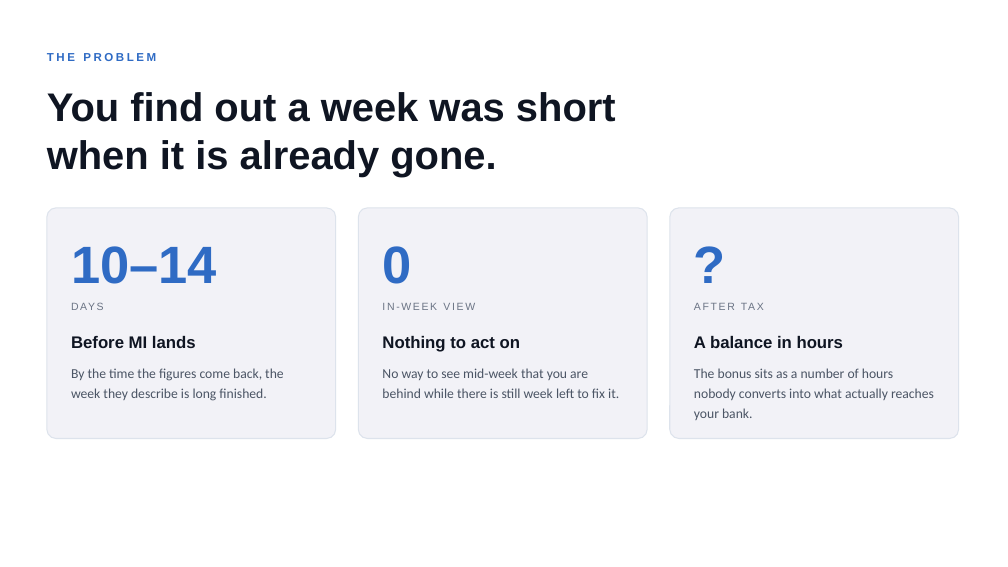
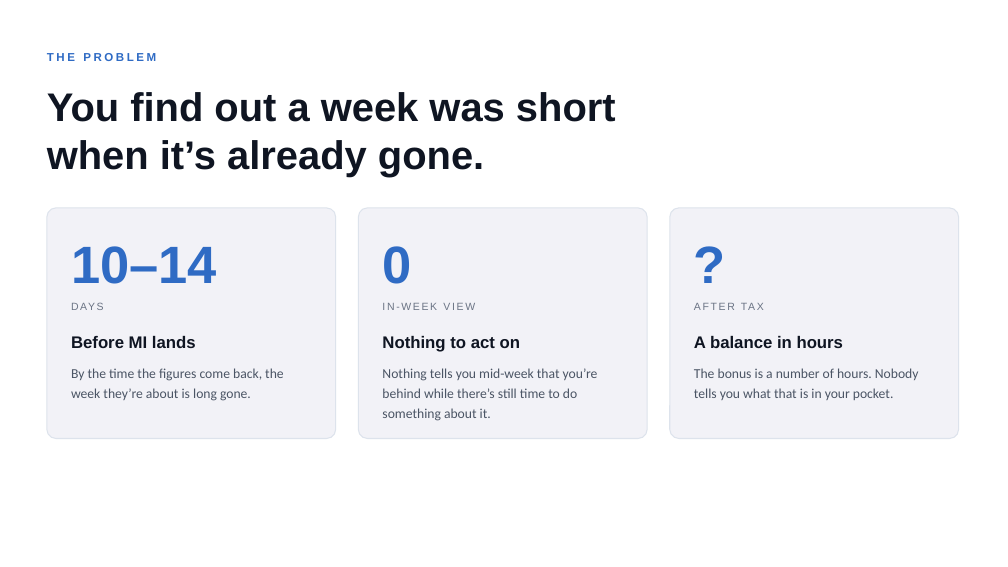
Before and after one commit to belacorg/CTAPTracker, a slide deck: slide 2 of docs/presentation/CTAP-Tracker.pptx. Drawn at 1008x567 pixels with LibreOffice and Linux fonts; fonts in the diff are those of the drawing. Boxes give left, top, right and bottom in pixels: in the first picture for what was removed or moved away, otherwise in the second. Text is boxed around its words. In the diff, an @@ line names an element or a change of style, - is before the commit and + after.

```diff
--- a/docs/presentation/CTAP-Tracker.pptx
+++ b/docs/presentation/CTAP-Tracker.pptx
@@ text at bbox=[47, 140, 484, 177]: text changed @@
-when it is already gone.
+when it’s already gone.
@@ text at bbox=[71, 368, 284, 401]: text changed @@
-By the time the figures come back, the week they describe is long finished.
+By the time the figures come back, the week they’re about is long gone.
@@ text at bbox=[382, 368, 598, 421]: text changed @@
-No way to see mid-week that you are behind while there is still week left to fix it.
+Nothing tells you mid-week that you’re behind while there’s still time to do something about it.
@@ text at bbox=[694, 368, 919, 400]: text changed @@
-The bonus sits as a number of hours nobody converts into what actually reaches your bank.
+The bonus is a number of hours. Nobody tells you what that is in your pocket.
```
Also in this commit, not shown: 6 other slides changed, 1 slide removed.
